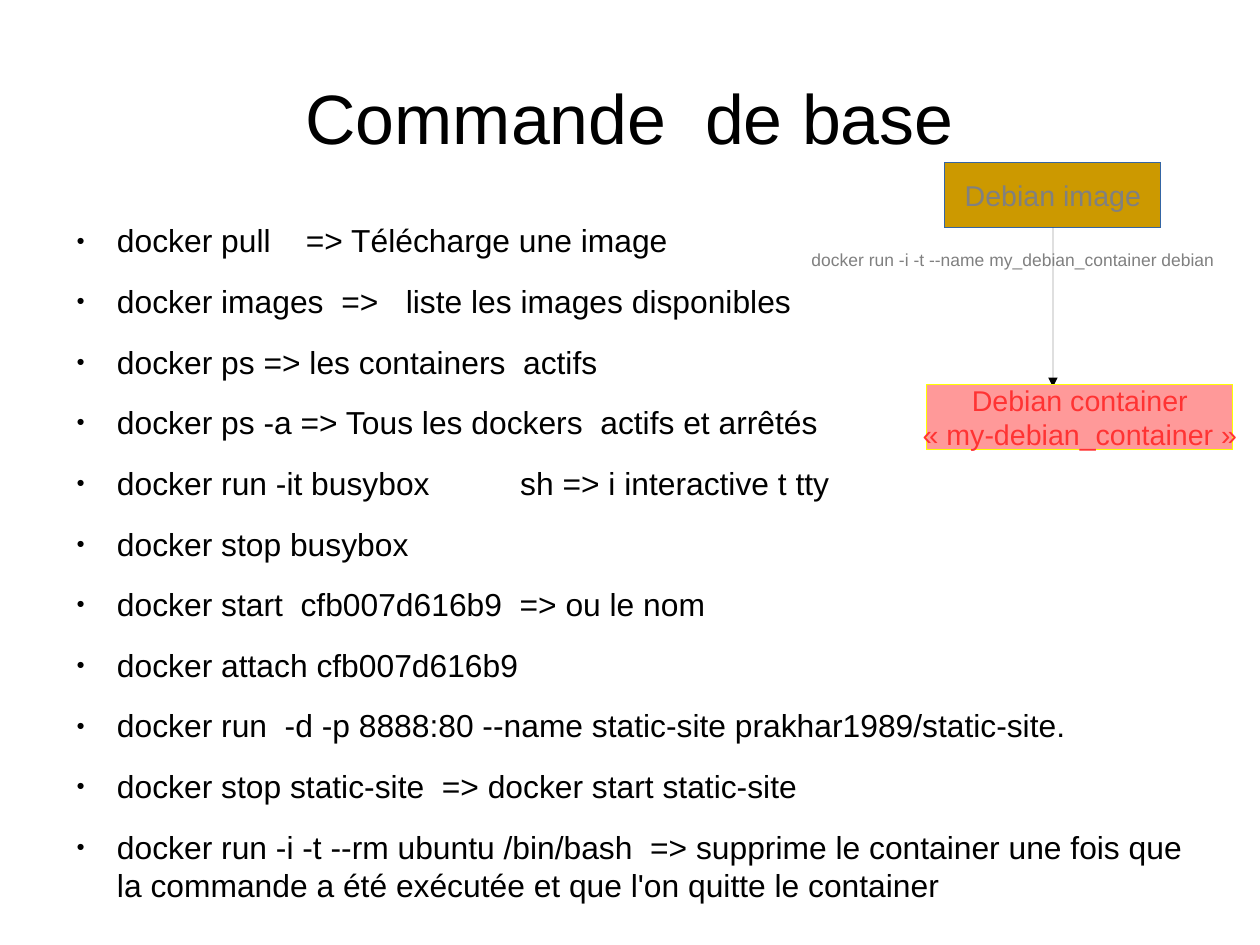
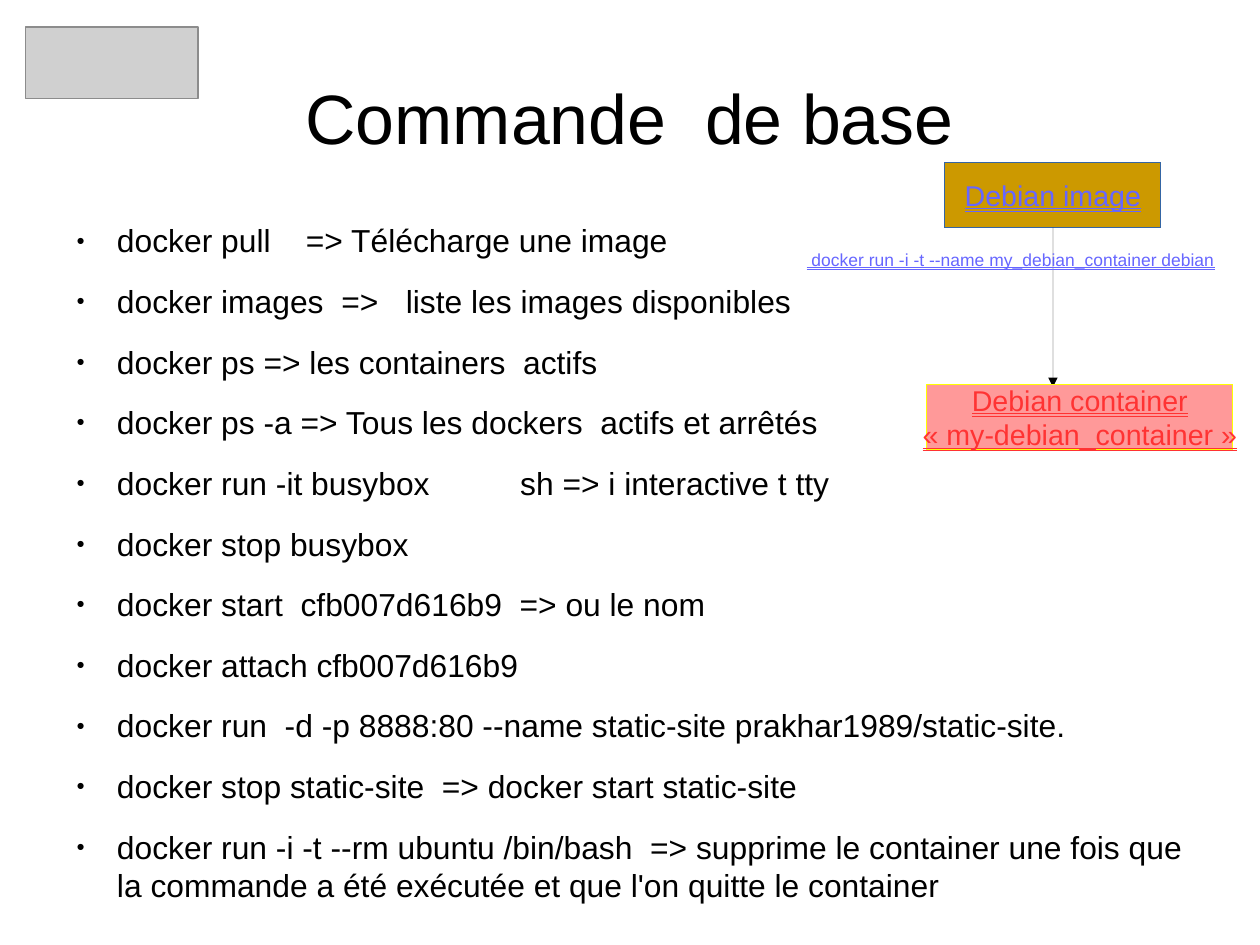
Before and after one commit to heylve/current, a slide deck: slide 13 of Rencontre_devs/docker_dev_conf_20_11_2017.odp (slide 10 before the commit). Drawn at 1260x945 pixels with LibreOffice and Linux fonts; fonts in the diff are those of the drawing; grey boxes stand for pictures. Boxes give left, top, right and bottom in pixels: in the first picture for what was removed or moved away, otherwise in the second. Text is boxed around its words. In the diff, an @@ line names an element or a change of style, - is before the commit and + after.

Commit message:
WIP docker

```diff
--- a/Rencontre_devs/docker_dev_conf_20_11_2017.odp
+++ b/Rencontre_devs/docker_dev_conf_20_11_2017.odp
@@ picture added at [25,27,198,98] @@
@@ rectangle "Debian image" at [946,162,1162,228]: text colour #808080 to #6666FF, underline on @@
@@ text "docker run -i -t --name ..." at [811,253,1213,269]: text colour #808080 to #6666FF, underline on @@
@@ rectangle "Debian container" at [927,384,1234,449]: underline on @@
```
Also in this commit, not shown: 11 other slides changed, 4 slides added.
